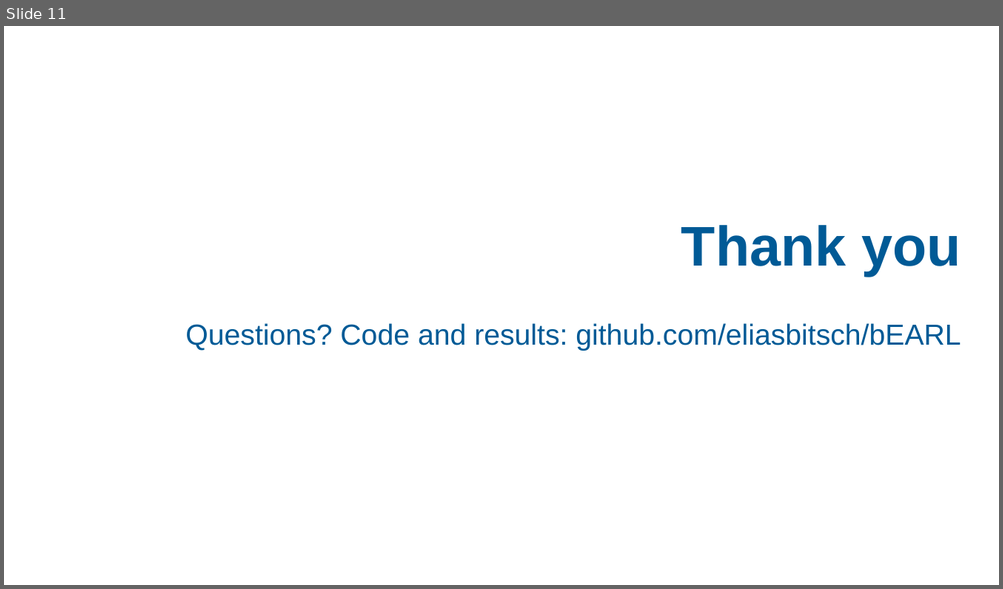
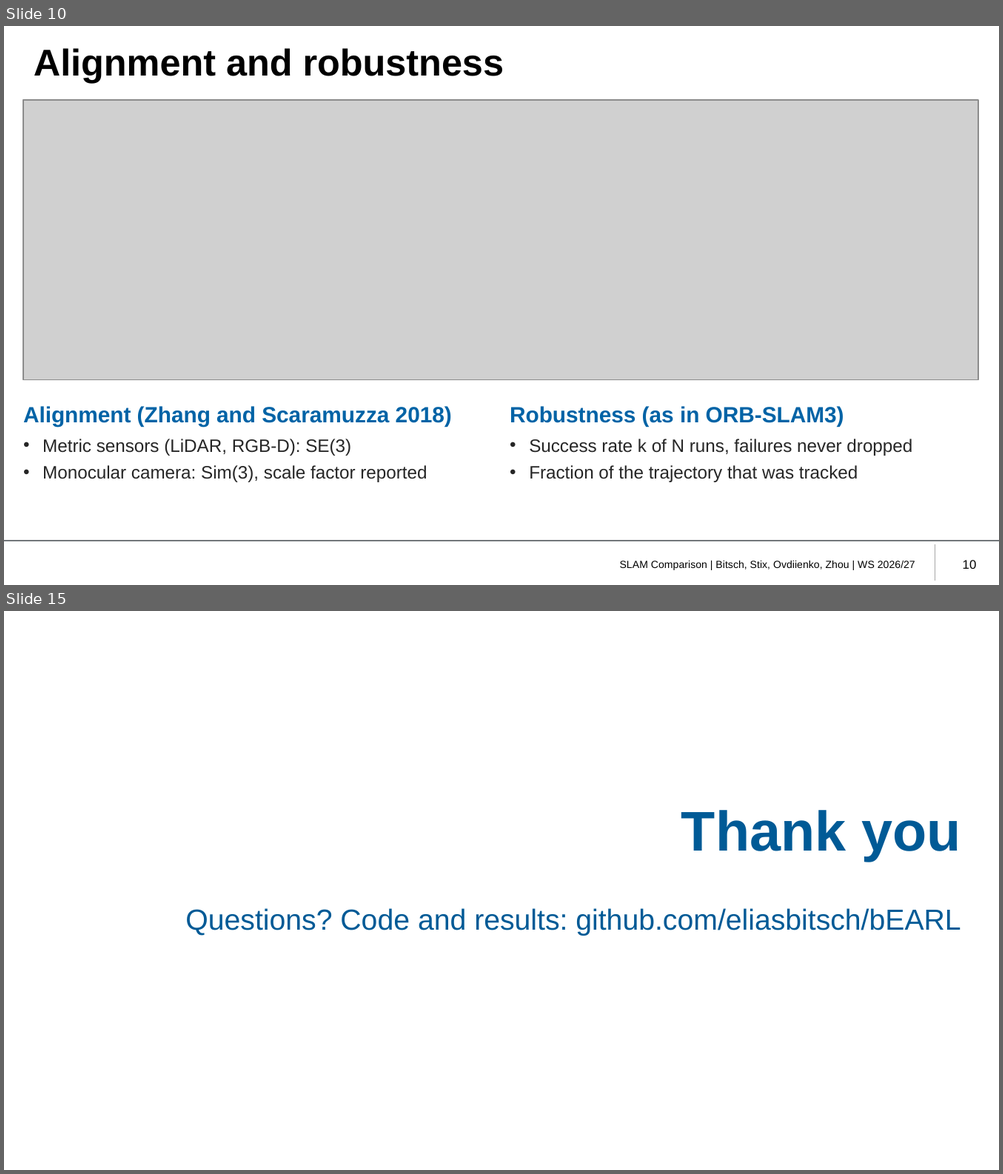
Before and after one commit to eliasbitsch/bEARL, a slide deck: slides/slam_comparison.pptx. Shown one above the other, each under a label of ours: slide 11 before the commit, slides 10 and 15 after it; the slides between them are not shown. The pictures are 1003x589 and 1003x1174 pixels, drawn with LibreOffice and Linux fonts; fonts in the diff are those of the drawing; grey boxes stand for pictures; background and template pictures are left out. Boxes give left, top, right and bottom in pixels: in the first picture for what was removed or moved away, otherwise in the second. Text is boxed around its words. In the diff, an @@ line names an element or a change of style, - is before the commit and + after.

```diff
--- a/slides/slam_comparison.pptx
+++ b/slides/slam_comparison.pptx
@@ slide 10 added at (4, 26, 999, 585), background #FFFFFF @@
@@ title added at (34, 48, 504, 83), 27 pt, text #000000, bold @@
+Alignment and robustness
@@ picture added at (23, 101, 978, 381) @@
@@ text added at (23, 406, 452, 427), 16 pt, text #0063A6, bold @@
+Alignment (Zhang and Scaramuzza 2018)
@@ text added at (509, 406, 844, 427), 16 pt, text #0063A6, bold @@
+Robustness (as in ORB-SLAM3)
@@ text added at (42, 439, 427, 483), 13 pt, text #262626 @@
+• Metric sensors (LiDAR, RGB-D): SE(3)
+• Monocular camera: Sim(3), scale factor reported
@@ text added at (529, 439, 912, 483), 13 pt, text #262626 @@
+• Success rate k of N runs, failures never dropped
+• Fraction of the trajectory that was tracked
@@ line added from (4, 541) to (999, 541), #72777A 1 pt @@
@@ line added from (935, 544) to (935, 581), #A6A6A6 1 pt @@
@@ text added at (620, 561, 915, 571), 7.5 pt, text #000000 @@
+SLAM Comparison | Bitsch, Stix, Ovdiienko, Zhou | WS 2026/27
@@ page number added at (962, 560, 976, 569), 9 pt, text #000000 @@
+10
@@ what was slide 11 is now slide 15 @@
```
Also in this commit, not shown: 5 slides changed, 7 other slides added, 4 slides removed.
